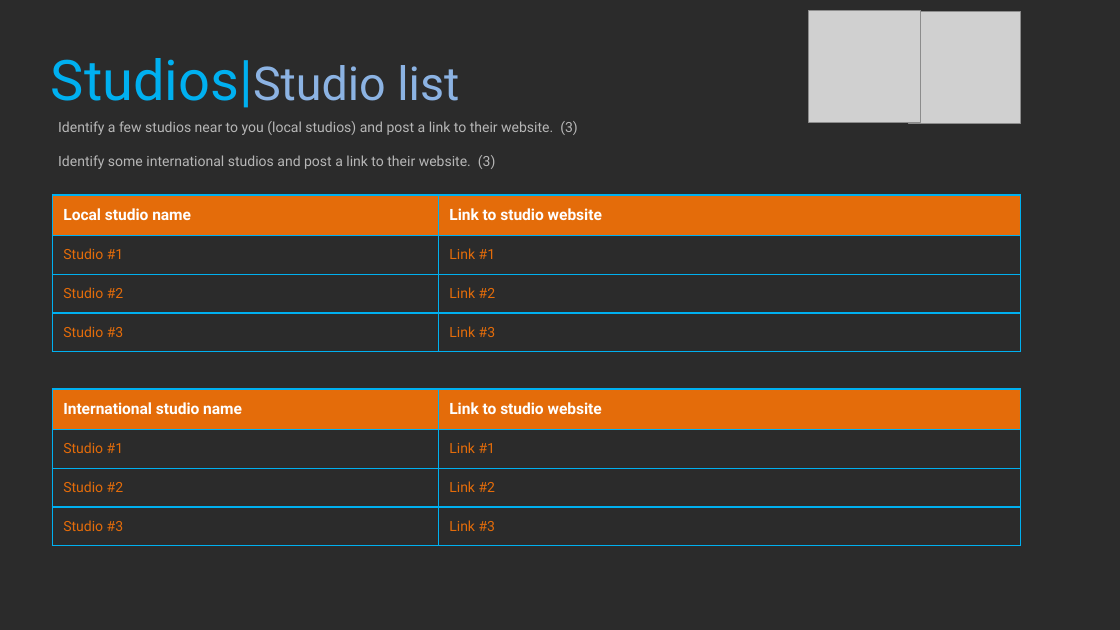
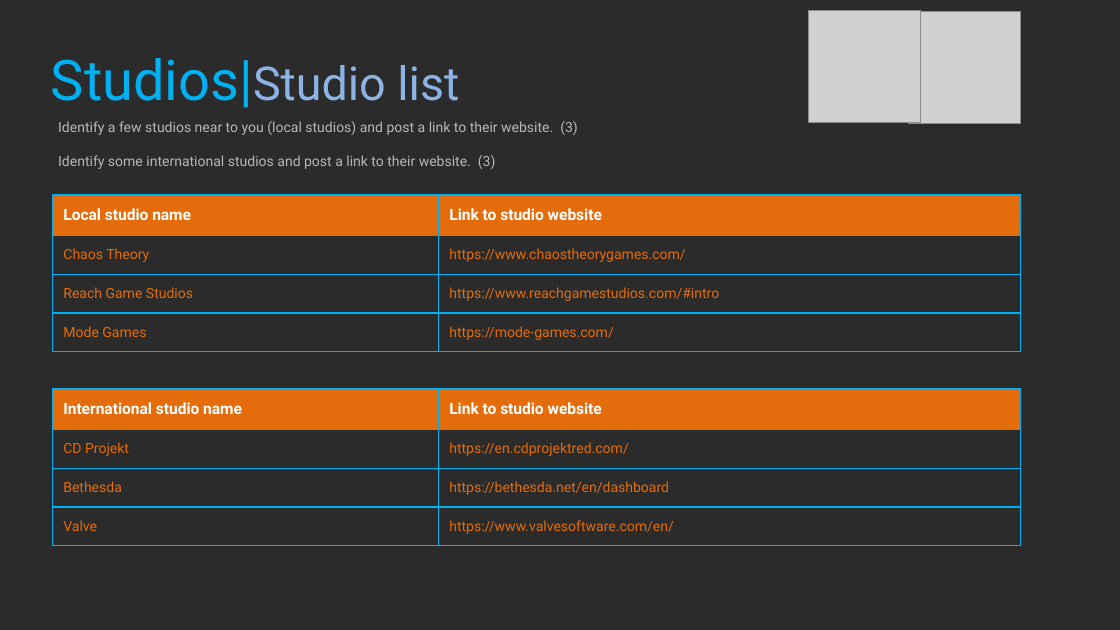
Before and after one commit to ApprovalG/Project_Sleuth, a slide deck: slide 20 of Game Design Workbook.pptx. Drawn at 1120x630 pixels with LibreOffice and Linux fonts; fonts in the diff are those of the drawing; grey boxes stand for pictures; background and template pictures are left out; a plain dark background stands for a picture behind light text. Boxes give left, top, right and bottom in pixels: in the first picture for what was removed or moved away, otherwise in the second. Text is boxed around its words. In the diff, an @@ line names an element or a change of style, - is before the commit and + after.

```diff
--- a/Game Design Workbook.pptx
+++ b/Game Design Workbook.pptx
@@ table at bbox=[53, 195, 1021, 354] @@
-row 2, column 1: Studio #1
+row 2, column 1: Chaos Theory
-row 2, column 2: Link #1
+row 2, column 2: https://www.chaostheorygames.com/
-row 3, column 1: Studio #2
+row 3, column 1: Reach Game Studios
-row 3, column 2: Link #2
+row 3, column 2: https://www.reachgamestudios.com/#intro
-row 4, column 1: Studio #3
+row 4, column 1: Mode Games
-row 4, column 2: Link #3
+row 4, column 2: https://mode-games.com/
@@ table at bbox=[53, 389, 1021, 548] @@
-row 2, column 1: Studio #1
+row 2, column 1: CD Projekt
-row 2, column 2: Link #1
+row 2, column 2: https://en.cdprojektred.com/
-row 3, column 1: Studio #2
+row 3, column 1: Bethesda
-row 3, column 2: Link #2
+row 3, column 2: https://bethesda.net/en/dashboard
-row 4, column 1: Studio #3
+row 4, column 1: Valve
-row 4, column 2: Link #3
+row 4, column 2: https://www.valvesoftware.com/en/
```
Also in this commit, not shown: 7 other slides changed, 1 other file.
